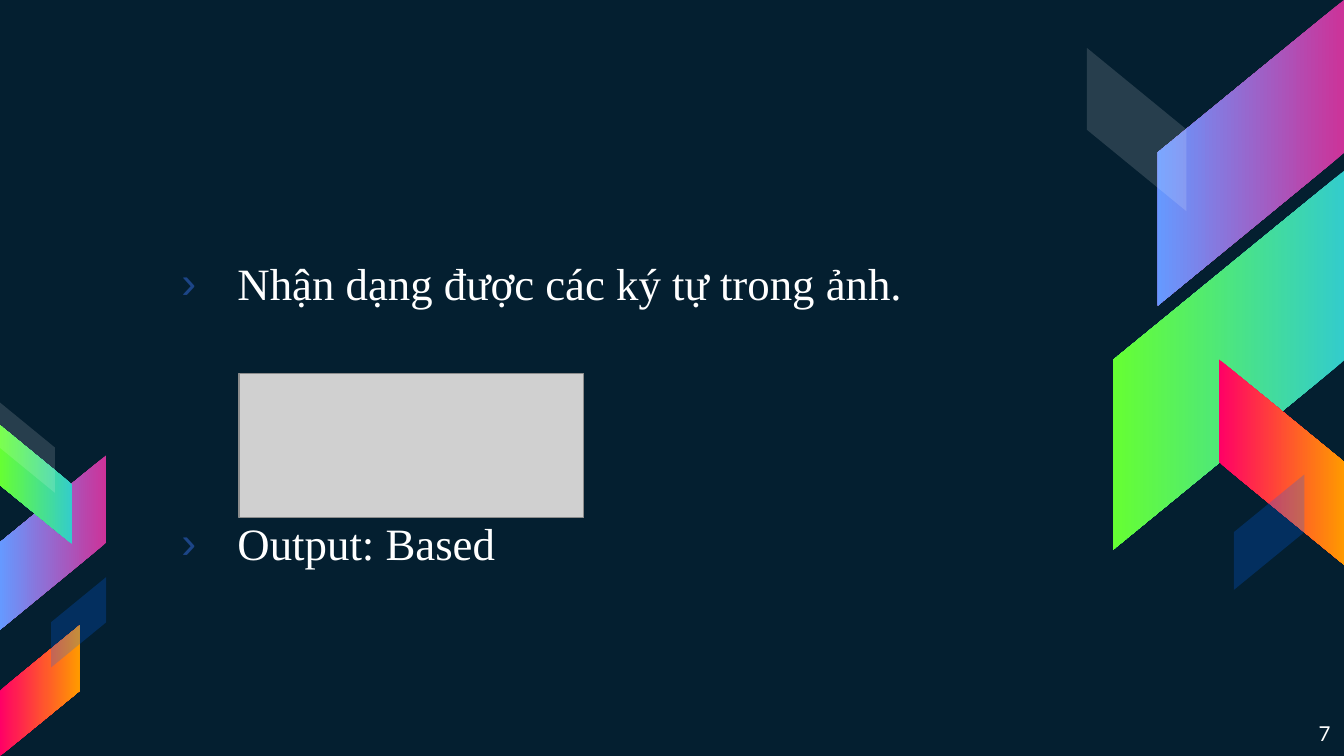
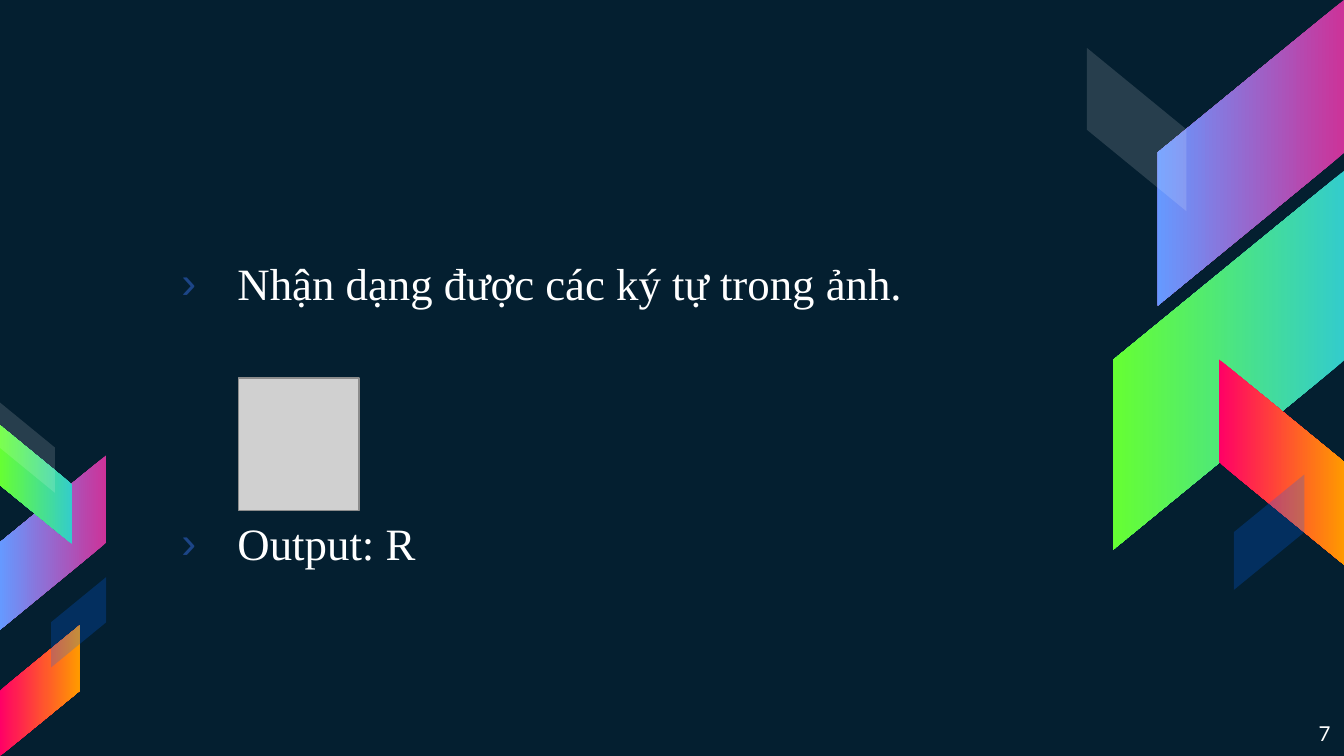
Before and after one commit to 15110383/MachineLearning, a slide deck: slide 7 of MALE.pptx. Drawn at 1344x756 pixels with LibreOffice and Linux fonts; fonts in the diff are those of the drawing; grey boxes stand for pictures. Boxes give left, top, right and bottom in pixels: in the first picture for what was removed or moved away, otherwise in the second. Text is boxed around its words. In the diff, an @@ line names an element or a change of style, - is before the commit and + after.

```diff
--- a/MALE.pptx
+++ b/MALE.pptx
@@ picture added at (x1=238, y1=378, x2=359, y2=509) @@
@@ picture removed at (x1=239, y1=374, x2=583, y2=517) @@
@@ text at (x1=237, y1=530, x2=416, y2=570): text changed @@
-› Output: Based
+› Output: R
```
Also in this commit, not shown: 1 other slide changed, 7 slides added, 4 slides removed, 1 other file.
